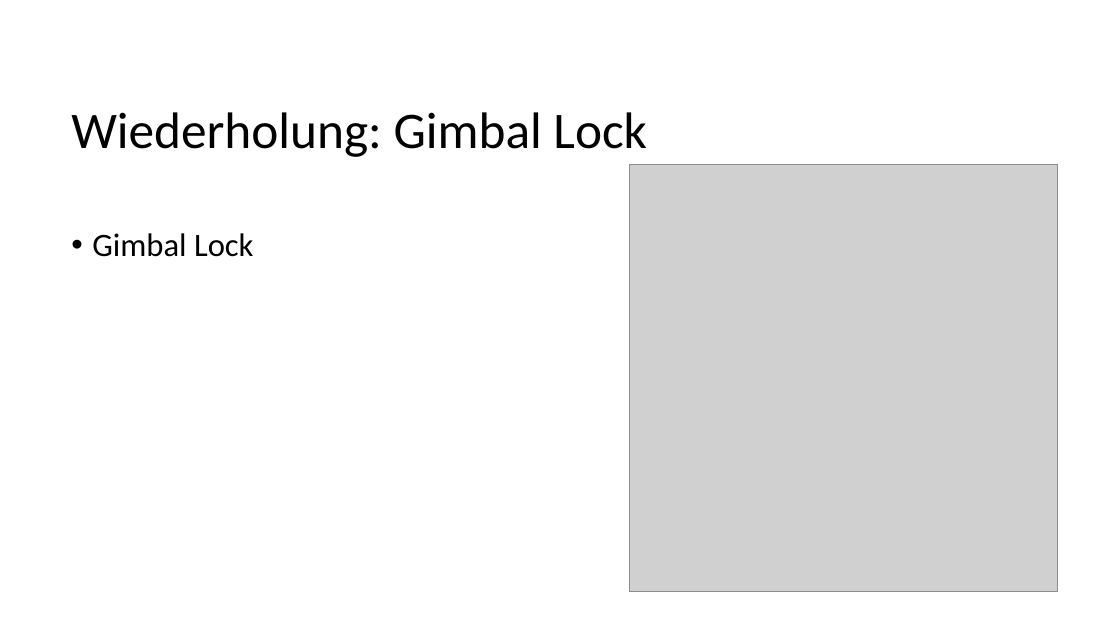
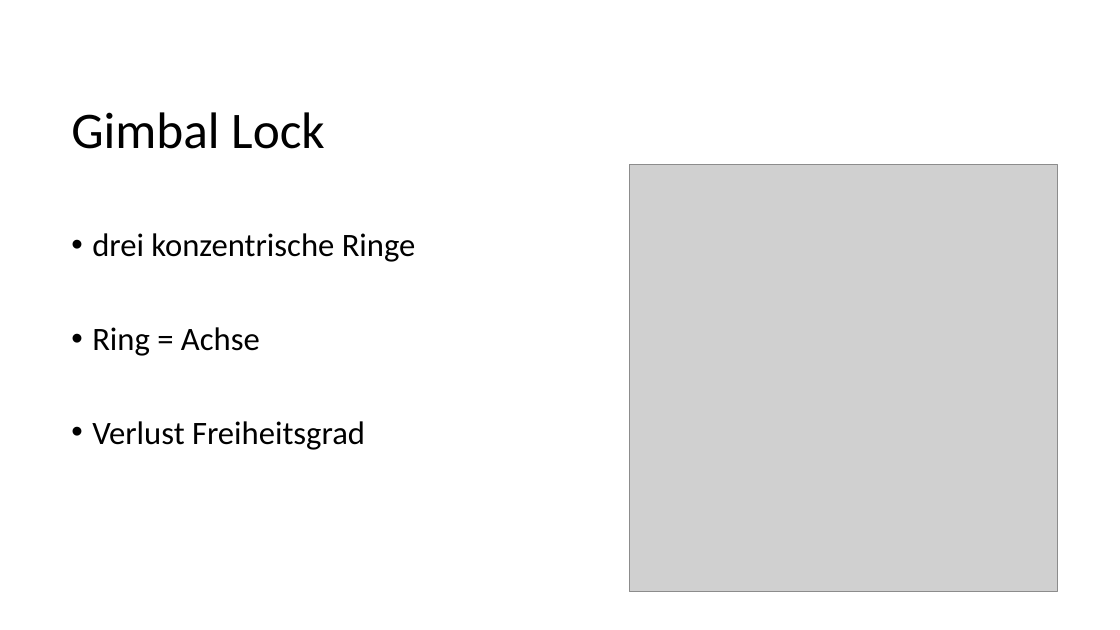
Before and after one commit to codinghardadmin/Quaternionen_DHBW, a slide deck: slide 12 of Quaternionen Präsentation.pptx. Drawn at 1120x630 pixels with LibreOffice and Linux fonts; fonts in the diff are those of the drawing; grey boxes stand for pictures. Boxes give left, top, right and bottom in pixels: in the first picture for what was removed or moved away, otherwise in the second. Text is boxed around its words. In the diff, an @@ line names an element or a change of style, - is before the commit and + after.

Commit message:
Gimbal Lock ppp final

```diff
--- a/Quaternionen Präsentation.pptx
+++ b/Quaternionen Präsentation.pptx
@@ title at [71, 112, 325, 149]: text changed @@
-Wiederholung: Gimbal Lock
+Gimbal Lock
@@ text at [92, 233, 416, 450]: text changed @@
-• Gimbal Lock
+• drei konzentrische Ringe
+• Ring = Achse
+• Verlust Freiheitsgrad
```
